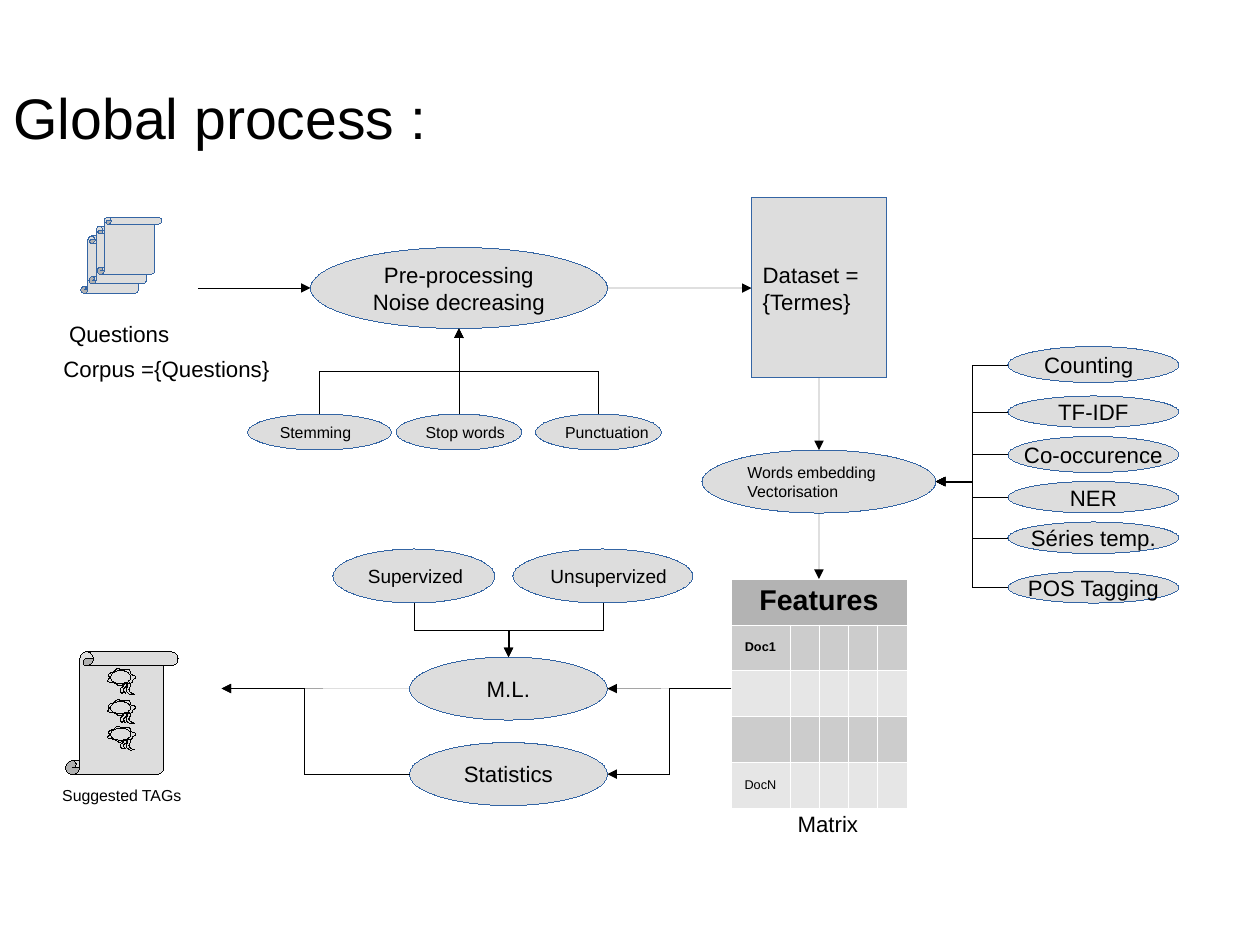
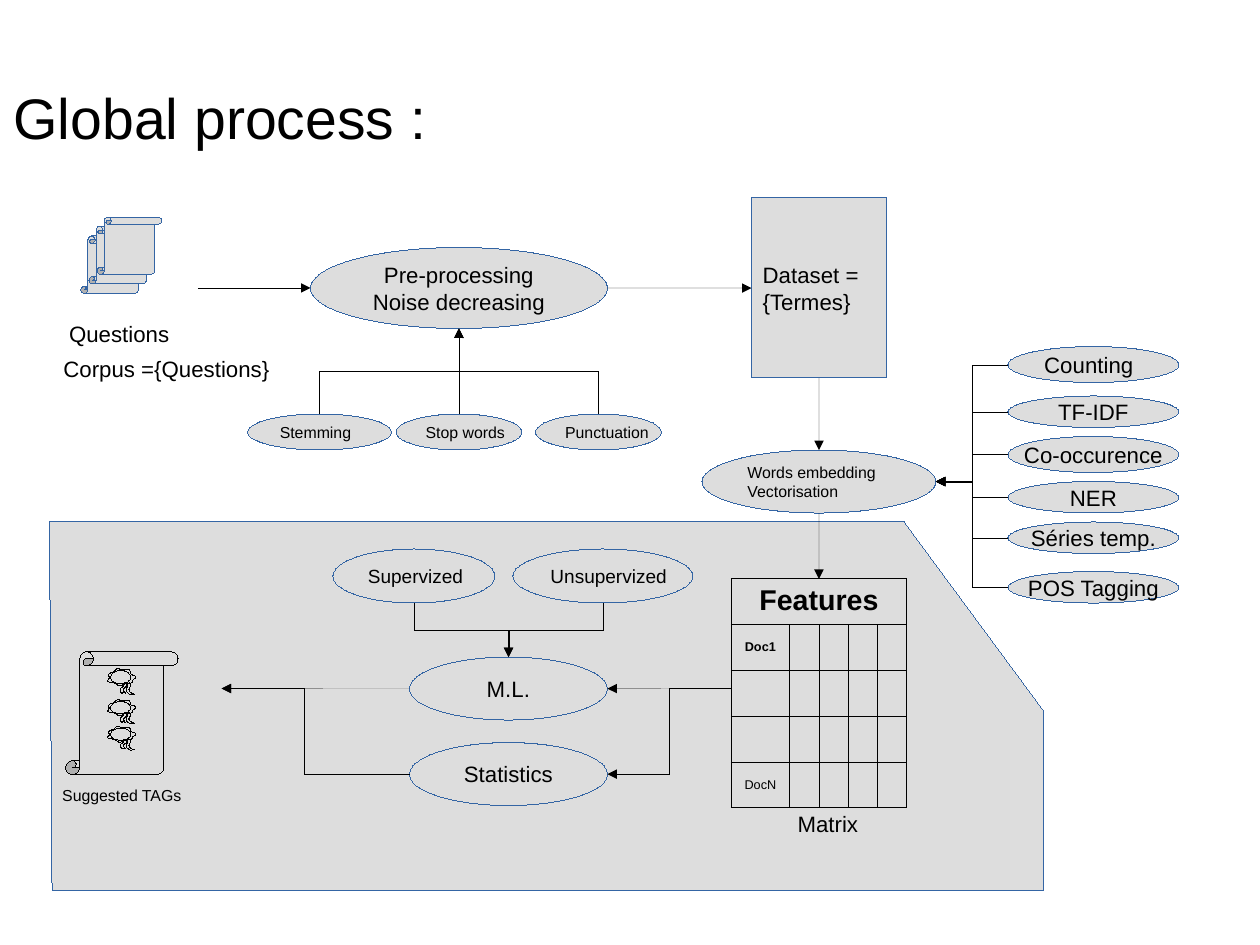
Before and after one commit to dataforcast/OC_Datascientist, a slide deck: slide 11 of P6/report/Openclassrooms_ParcoursDatascientist_P6-V1.odp. Drawn at 1260x945 pixels with LibreOffice and Linux fonts; fonts in the diff are those of the drawing; background and template pictures are left out. Boxes give left, top, right and bottom in pixels: in the first picture for what was removed or moved away, otherwise in the second. Text is boxed around its words. In the diff, an @@ line names an element or a change of style, - is before the commit and + after.

```diff
--- a/P6/report/Openclassrooms_ParcoursDatascientist_P6-V1.odp
+++ b/P6/report/Openclassrooms_ParcoursDatascientist_P6-V1.odp
@@ freeform shape added at [49, 523, 1044, 892], fill #DDDDDD, outline #3465A4 0 pt @@
@@ table at [732, 579, 909, 797] @@
@@ fill #B3B3B3 to none in row 1, column 1 @@
@@ fill #CCCCCC to none in row 2, column 1 @@
@@ fill #E6E6E6 to none in row 5, column 1 @@
@@ borders changed @@
```
Also in this commit, not shown: 10 other slides changed, 1 slide added, 1 slide removed, 5 other files.
